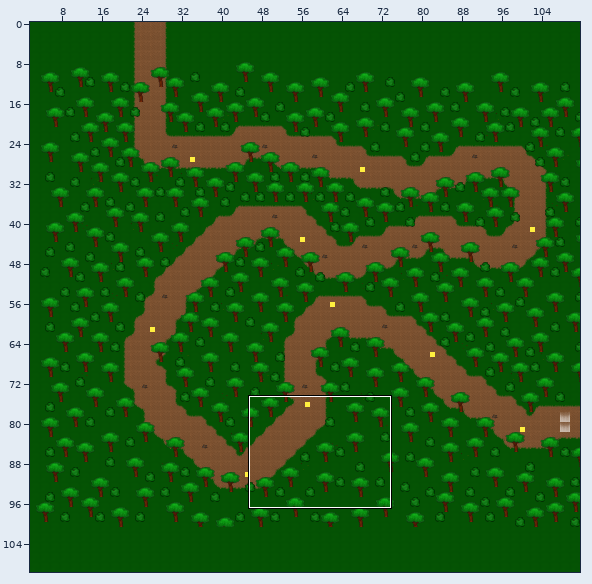
An edit to a level. Tiled map, Level 1.tmx. Above, an overview of the earlier version with the close-up marked.
Close-up. The starting point:
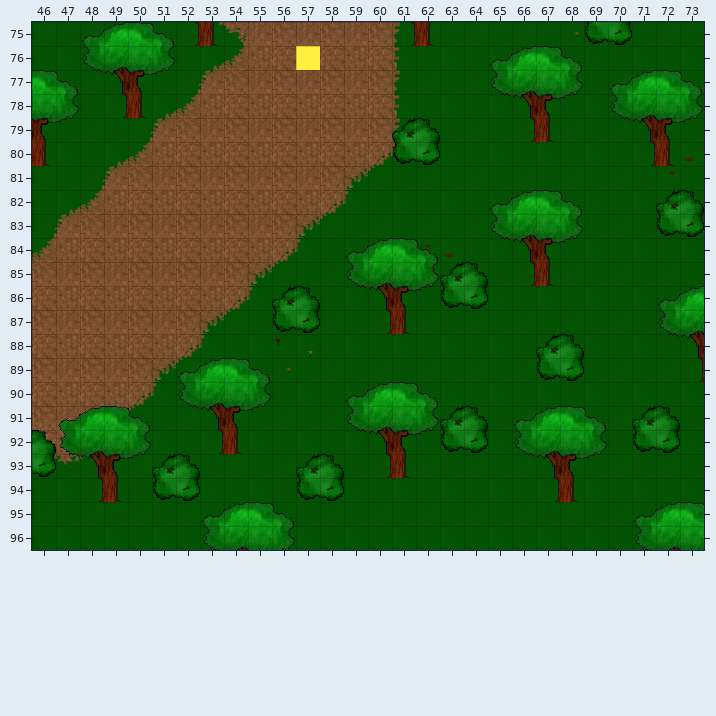
Cells are 32x32 px. Shown: x 46..73, y 75..96. The commit also changed other parts of the map, which this record leaves out.
After:
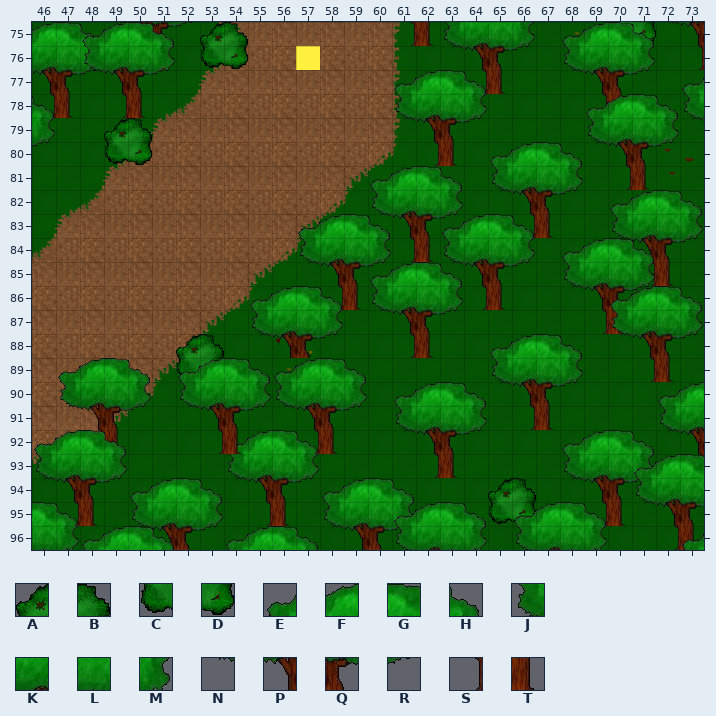
Key: from "Bush": A 0, B 1, C 2, D 3; from "Oak": E 0, F 1, G 2, H 3, J 4, K 5, L 6, M 7, N 8, P 9, Q 10, R 11, S 13, T 14.
_ is an empty cell.
Tiles replaced or removed in this view: A, B, C, D, E, F, G, H, J, K, L, M, N, P, Q, R, S, T.
Tiles of an added or newly shown layer are drawn over the layers below it.
Diff:
Changed rows in their new state; . is an unchanged cell.
Layer "Tree/Bush" (removed):
first column x 46:
75 .._.____...............__...
76 .._................____.....
77 ___................____.____
78 __.................____.____
79 __.............__...__..____
80 _..............__........__.
82 ...................____...__
83 ...................____...__
84 .............____..____.....
85 .............______.__......
86 ..........__.______.......__
87 ..........__..__..........__
88 .....................__...__
89 ......__.............__...._
90 .............____...........
91 .____........______.____.__.
92 _____..._....______.____.__.
93 _______....__.__....____....
94 ..__.__....__........__.....
95 .......____..............___
96 .......____..............___
Layer "Trees/Bushes a" (added):
first column x 46:
75 ....PQRAB...............CDNP
76 .......CD..................S
79 ...AB.......................
80 ...CD..............EFGH.....
81 ..............EFGH.JKLM.....
82 ..............JKLM.NPQR.EFGH
83 ..............NPQR..ST..JKLM
84 ...............ST.......NPQR
85 .........................ST.
88 ......AB....................
89 .EFGH.CD....................
90 .JKLM..........EFGH.......EF
91 .NPQR..........JKLM.......JK
92 ..ST....EFGH...NPQR...EFGHNP
93 ........JKLM....ST....JKLM.S
94 ....EFGHNPQREFGH...AB.NPQR..
95 GH..JKLM.ST.JKLM...CD..ST...
96 LM..NPQR....NPQR............
Layer "Trees b" (added):
first column x 46:
75 FGH..............JKLM.EFGH
76 KLM..............NPQR.JKLM
77 PQR...............ST..NPQR
78 ST.....................ST.
first column x 57:
83 EFGH..EFGH.....
84 JKLM..JKLM.EFGH
85 NPQR..NPQR.JKLM
86 .ST....ST..NPQR
87 ............ST.
first column x 46:
92 EFGH........................
93 JKLM.....................EFG
94 NPQR.....................JKL
95 .ST............EFGH.EFGH.NPQ
96 ..EFGH..EFGH...JKLM.JKLM..ST
Layer "Trees c" (added):
first column x 46:
75 ..E.GH......................
76 ..J.........................
77 ..N............EFGH........E
78 H..............JKLM....EFGHJ
79 M..............NPQR....JKLMN
80 R...............ST.....NPQR.
81 ........................ST..
first column x 52:
85 ........EFGH..........
86 ...EFGH.JKLM......EFGH
87 ...JKLM.NPQR......JKLM
88 ...NPQR..ST..EFGH.NPQR
89 EF..EFGH.....JKLM..ST.
90 ....JKLM.....NPQR.....
91 ....NPQR......ST......
92 ..T..ST...............
first column x 73:
96 E
